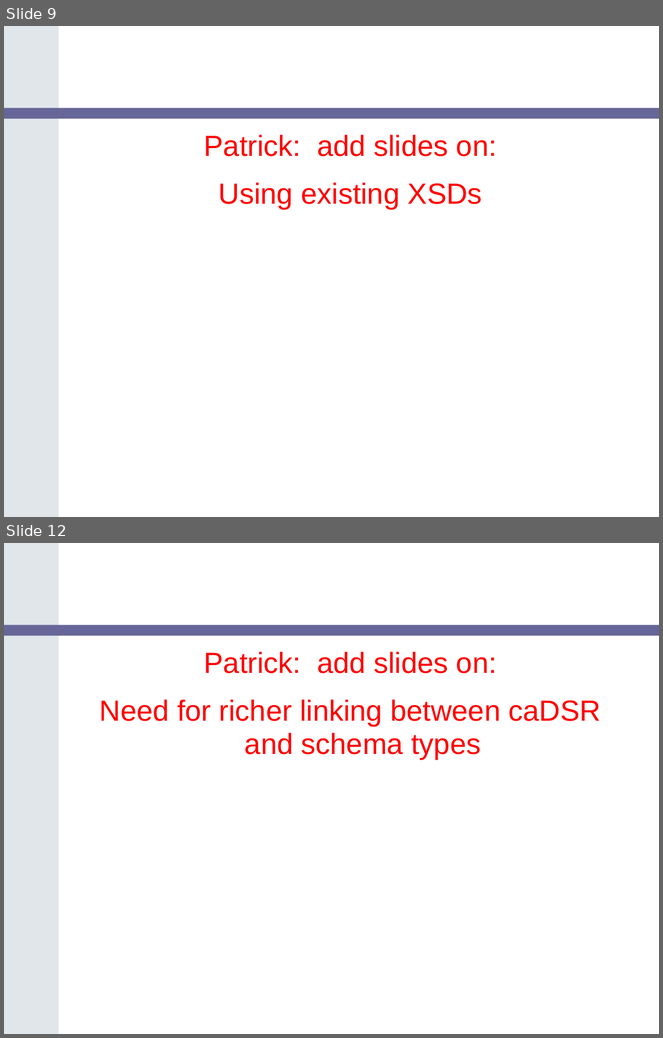
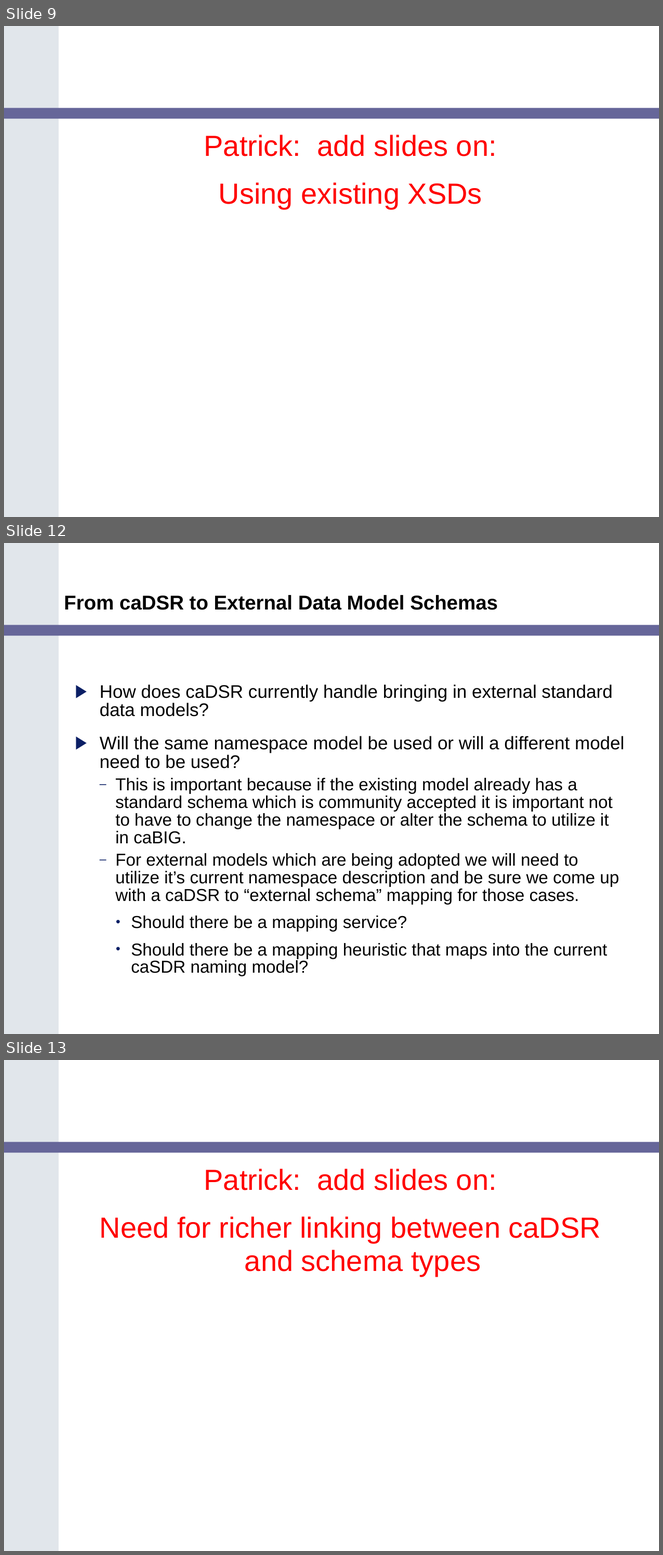
Before and after one commit to NCIP/cagrid-portal, a slide deck: cagrid-1-0/Documentation/presentations/200602_VCDE_ARCH/Service_Guidlines_Arch_VCDE_Feb2.ppt. Shown one above the other, each under a label of ours: slides 9 and 12 before the commit, slides 9, 12 and 13 after it; the slides between them are not shown. The pictures are 663x1038 and 663x1555 pixels, drawn with LibreOffice and Linux fonts; fonts in the diff are those of the drawing; background and template pictures are left out. Boxes give left, top, right and bottom in pixels: in the first picture for what was removed or moved away, otherwise in the second. Text is boxed around its words. In the diff, an @@ line names an element or a change of style, - is before the commit and + after.

```diff
--- a/cagrid-1-0/Documentation/presentations/200602_VCDE_ARCH/Service_Guidlines_Arch_VCDE_Feb2.ppt
+++ b/cagrid-1-0/Documentation/presentations/200602_VCDE_ARCH/Service_Guidlines_Arch_VCDE_Feb2.ppt
@@ slide 12 added at <box>4,543,659,1034</box>, background #FFFFFF; not listed: 2 template elements that a slide beside it also shows @@
@@ title added at <box>64,595,498,610</box>, 22 pt, text #000000, bold @@
+From caDSR to External Data Model Schemas
@@ text added at <box>100,684,624,977</box>, 19 pt, text #000000 @@
+▶ How does caDSR currently handle bringing in external standard data models?
+▶ Will the same namespace model be used or will a different model need to be used?
+  – This is important because if the existing model already has a standard schema which is community accepted it is important not to have to change the namespace or alter the schema to utilize it in caBIG.
+  – For external models which are being adopted we will need to utilize it’s current namespace description and be sure we come up with a caDSR to “external schema” mapping for those cases.
+    • Should there be a mapping service?
+    • Should there be a mapping heuristic that maps into the current caSDR naming model?
@@ what was slide 12 is now slide 13 @@
```
Also in this commit, not shown: 3 slides changed, 2 other files.
